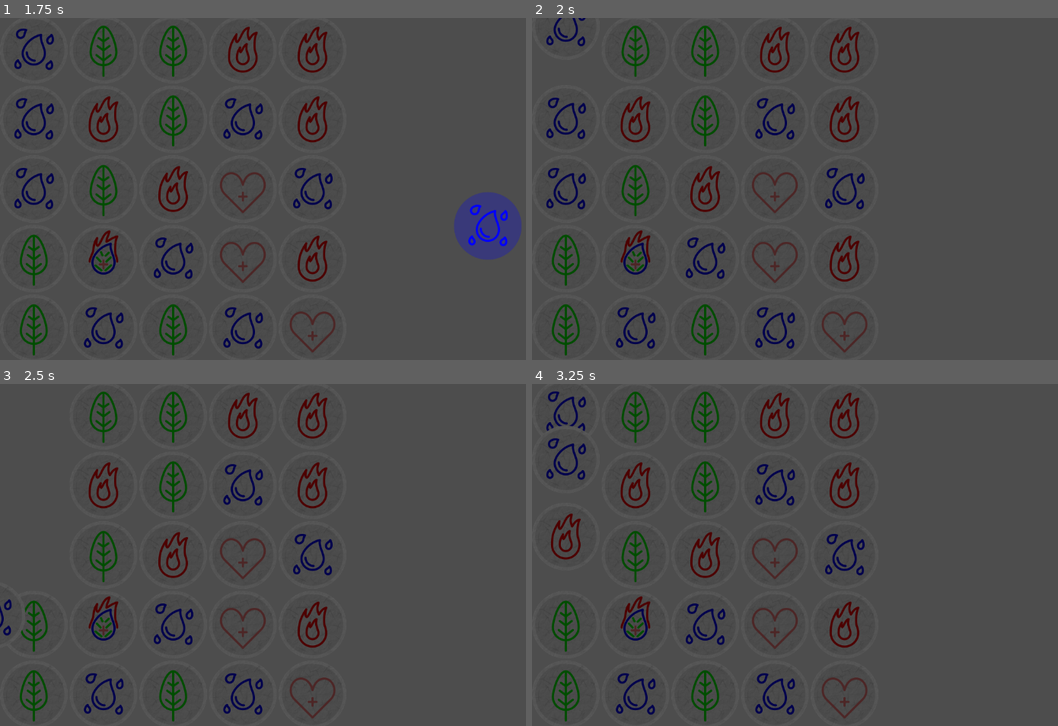
Above: before the commit, frames 1-4 (two rows, left to right).
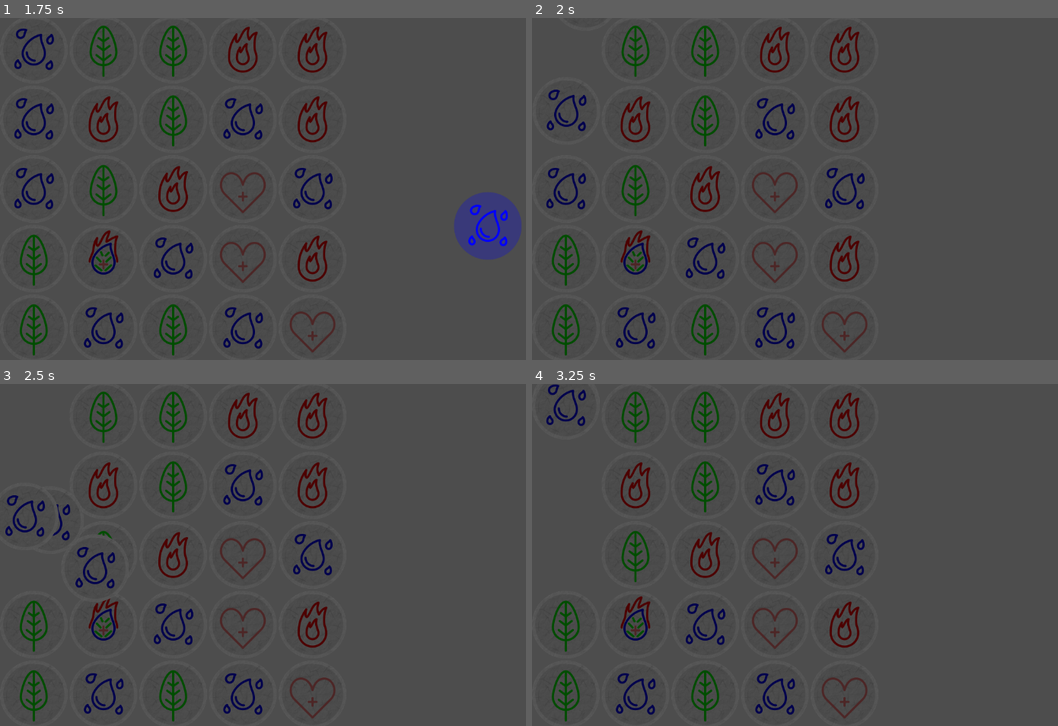
Above: after the commit, the same moments.

Repository: xorblo-doitus/Alygn
Game: Godot game, scene res://board/board.tscn
Same seed, same stepped clock (60 frames per second), same inputs: the game is played once before the commit and once after it.
Inputs (mouse positions are in pixels of both pictures, inside the frame that each line leads up to):
- Up to frame 1 (1.75 s): tap Enter at 0.5 s; drag from (31, 48) to (362, 113) at 0.52 s; drag from (31, 48) to (273, 257) at 1.27 s
- Up to frame 2 (2 s): no input
- Up to frame 3 (2.5 s): move the mouse to (105, 414) at 2.02 s; click (105, 414) at 2.17 s
- Up to frame 4 (3.25 s): drag from (705, 414) to (652, 503) at 2.77 s

Frame 1 is identical in both runs. In frame 2, 0.6% of the frame differs, in the area x 2-11%, y 0-36%; in frame 3, 0.9%, in the area x 0-23%, y 32-74%; in frame 4, 0.9%.

Commit message:
Improved falling tween

Diff:
--- a/board/grid/grid.gd
+++ b/board/grid/grid.gd
@@ -158,7 +158,7 @@
 		_player_deck.push_back(token_sprite.token)
 		token_sprite.fall()
 		await get_tree().create_timer(0.1).timeout
-	await get_tree().create_timer(0.6).timeout
+	await get_tree().create_timer(0.8).timeout
 
 	_state = State.NONE
 	refill(activated_tokens, _player_deck)
--- a/board/grid/token/token_sprite/token_sprite.gd
+++ b/board/grid/token/token_sprite/token_sprite.gd
@@ -84,17 +84,26 @@
 	z_index = 1
 	create_tween().tween_property(
 		visual,
-		"global_position:y",
-		get_viewport_rect().end.y,
-		0.5
-	).set_ease(Tween.EASE_IN).set_trans(Tween.TRANS_BACK)
+		"position:y",
+		-128,
+		0.25
+	).set_ease(Tween.EASE_OUT).set_trans(Tween.TRANS_QUAD).finished.connect(_second_fall_tween.bind(visual.global_position.y + get_viewport_rect().size.y))
 
 	create_tween().tween_property(
 		visual,
 		"global_position:x",
-		visual.global_position.x + randf_range(-256, 256),
+		visual.global_position.x + randf_range(16, 256) * (1 if randf() < 0.5 else -1),
+		0.8
+	).set_ease(Tween.EASE_OUT).set_trans(Tween.TRANS_QUAD)
+
+
+func _second_fall_tween(y: float) -> void:
+	create_tween().tween_property(
+		visual,
+		"global_position:y",
+		y,
 		0.5
-	).set_ease(Tween.EASE_IN).set_trans(Tween.TRANS_QUINT)
+	).set_ease(Tween.EASE_IN).set_trans(Tween.TRANS_QUAD)
 
 
 func refill() -> void:
